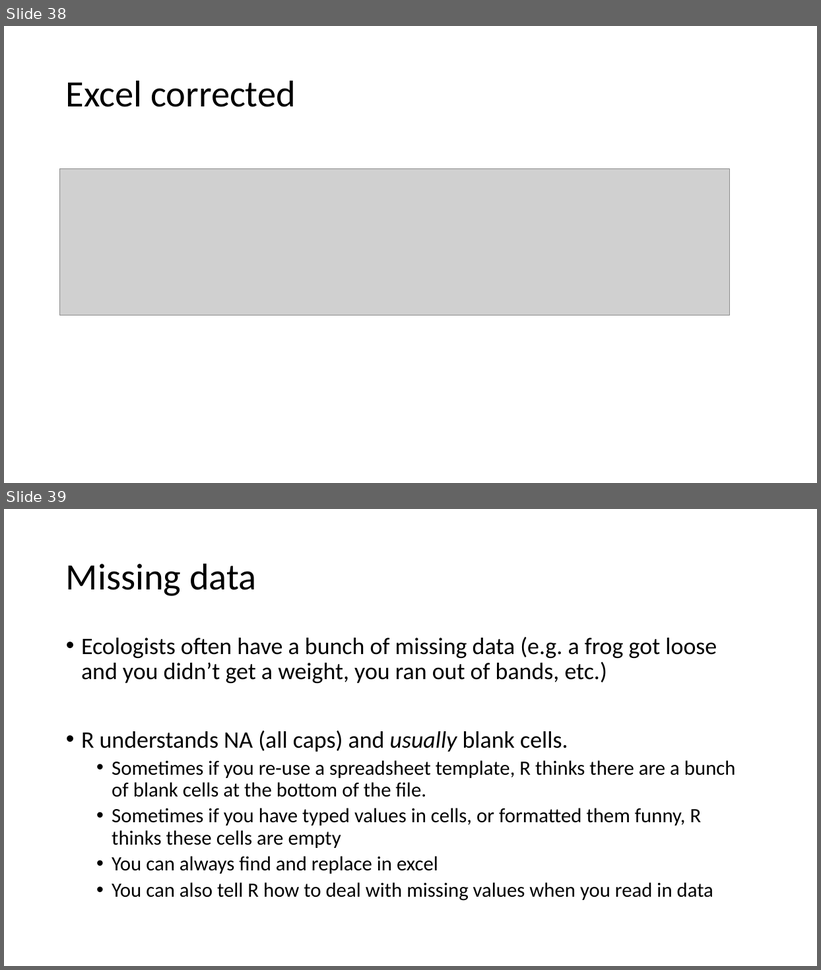
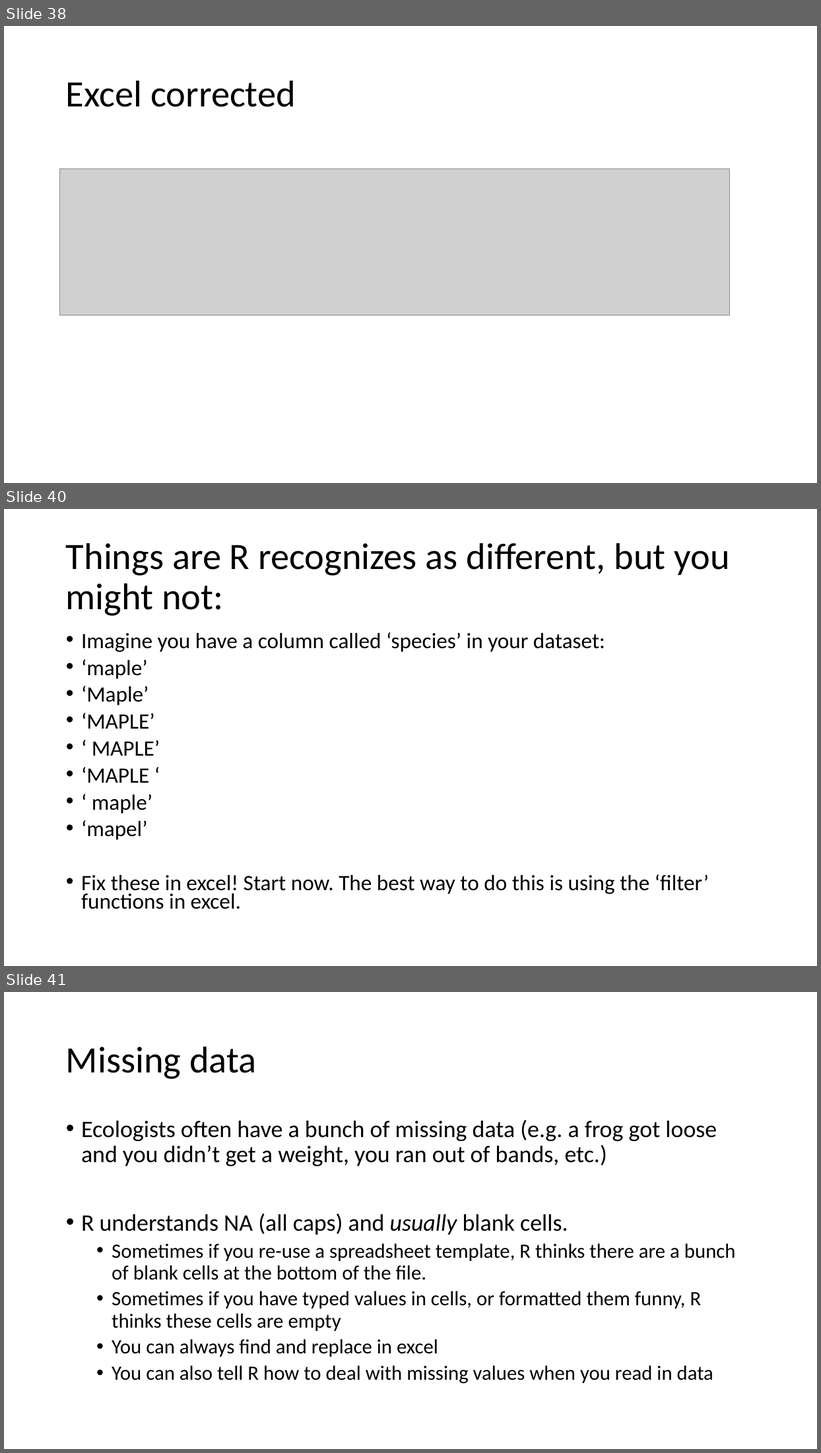
Before and after one commit to VTQuantMethodsEEB/klangwig, a slide deck: lectures/week_1_intro_to_R/le1_intro_to_R.pptx. Shown one above the other, each under a label of ours: slides 38 and 39 before the commit, slides 38, 40 and 41 after it; the slides between them are not shown. The pictures are 821x970 and 821x1453 pixels, drawn with LibreOffice and Linux fonts; fonts in the diff are those of the drawing; grey boxes stand for pictures. Boxes give left, top, right and bottom in pixels: in the first picture for what was removed or moved away, otherwise in the second. Text is boxed around its words. In the diff, an @@ line names an element or a change of style, - is before the commit and + after.

```diff
--- a/lectures/week_1_intro_to_R/le1_intro_to_R.pptx
+++ b/lectures/week_1_intro_to_R/le1_intro_to_R.pptx
@@ slide 40 added at (4, 509, 817, 966), background #FFFFFF @@
@@ title added at (66, 543, 729, 616), 44 pt, text #000000 @@
+Things are R recognizes as different, but you might not:
@@ text added at (81, 632, 709, 910), 25.9 pt, text #000000 @@
+• Imagine you have a column called ‘species’ in your dataset:
+• ‘maple’
+• ‘Maple’
+• ‘MAPLE’
+• ‘ MAPLE’
+• ‘MAPLE ‘
+• ‘ maple’
+• ‘mapel’
+• Fix these in excel! Start now. The best way to do this is using the ‘filter’ functions in excel.
@@ what was slide 39 is now slide 41 @@
```
Also in this commit, not shown: 3 slides changed, 1 other slide added, 30 other files.
